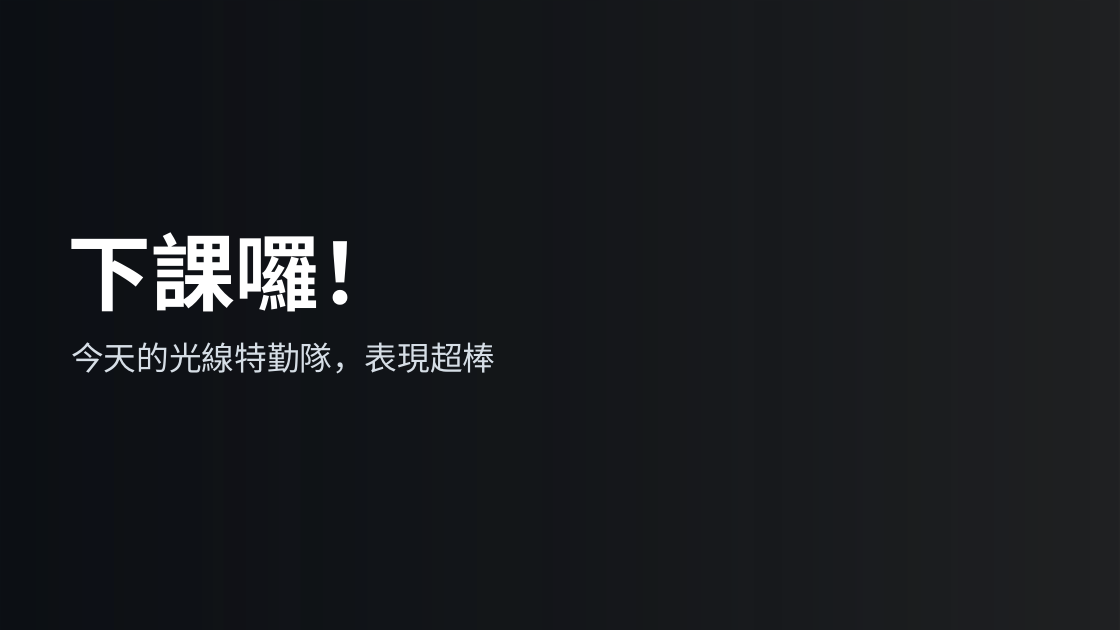
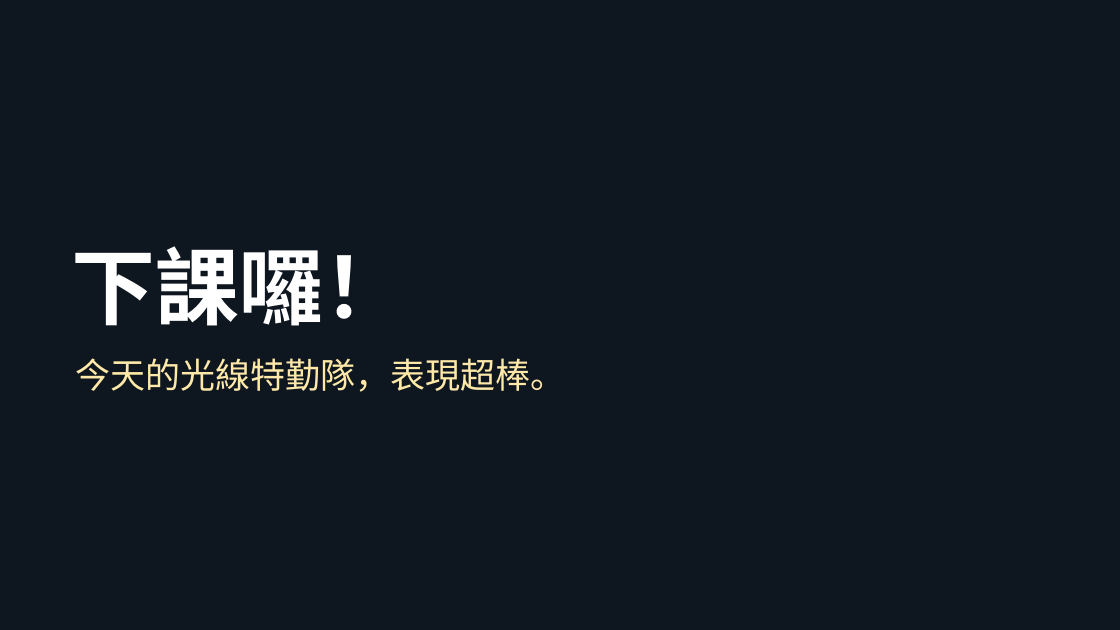
Before and after one commit to classtools1020/classtools1020.github.io, a slide deck: slide 28 of light-refract/1016/slides.pptx (slide 18 before the commit). Drawn at 1120x630 pixels with LibreOffice and Linux fonts; fonts in the diff are those of the drawing; background and template pictures are left out; a plain dark background stands for a picture behind light text. Boxes give left, top, right and bottom in pixels: in the first picture for what was removed or moved away, otherwise in the second. Text is boxed around its words. In the diff, an @@ line names an element or a change of style, - is before the commit and + after.

```diff
--- a/light-refract/1016/slides.pptx
+++ b/light-refract/1016/slides.pptx
@@ rectangle at (0, 0, 1120, 630): fill gradient #05090F to #0E1620 @@
@@ rectangle added at (0, 0, 1120, 630), fill #0E1620 at 45% opacity @@
@@ text "下課囉！": place and size @@
-text "下課囉！" at (67, 232, 403, 312)
+text "下課囉！" at (71, 246, 407, 326)
@@ text "下課囉！" at (71, 246, 407, 326): line spacing 1.15 to 1.12 @@
@@ text at (76, 358, 566, 392): text changed; size 28 to 30 pt; text colour #D6DEE6 to #FFE9A8 @@
-今天的光線特勤隊，表現超棒
+今天的光線特勤隊，表現超棒。
```
Also in this commit, not shown: 11 other slides changed, 16 slides added, 6 slides removed, 14 other files.
